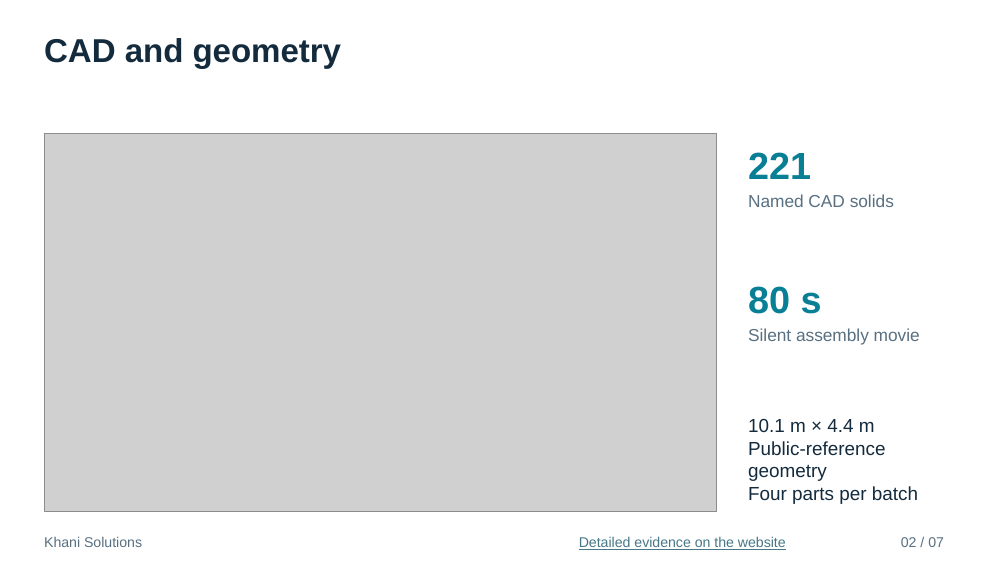
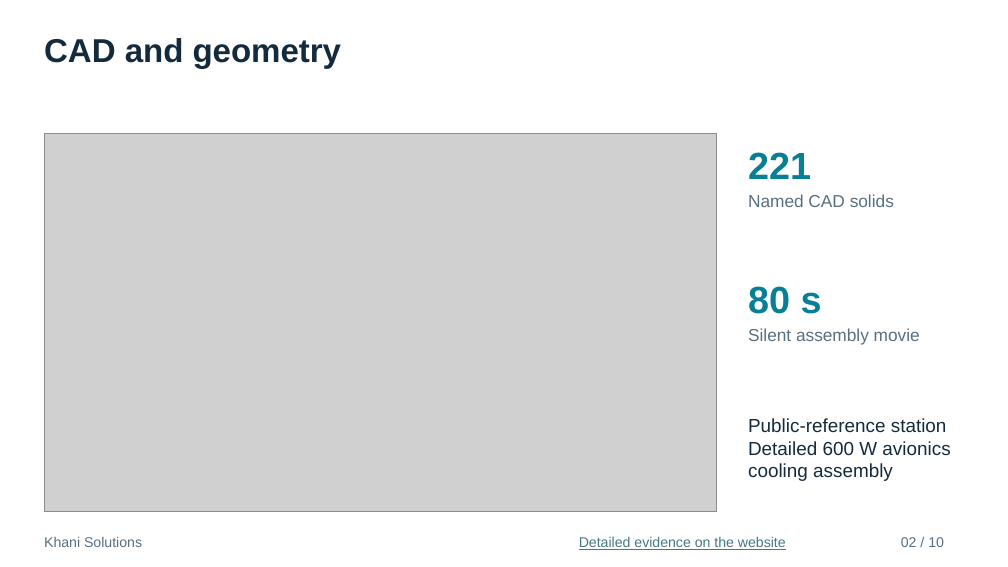
Before and after one commit to mrkhani88/khani-solutions-site, a slide deck: slide 2 of assets/studies/vast-haven-1/interview/Haven1_Thermal_Engineering_Interview.pptx. Drawn at 1008x567 pixels with LibreOffice and Linux fonts; fonts in the diff are those of the drawing; grey boxes stand for pictures. Boxes give left, top, right and bottom in pixels: in the first picture for what was removed or moved away, otherwise in the second. Text is boxed around its words. In the diff, an @@ line names an element or a change of style, - is before the commit and + after.

```diff
--- a/assets/studies/vast-haven-1/interview/Haven1_Thermal_Engineering_Interview.pptx
+++ b/assets/studies/vast-haven-1/interview/Haven1_Thermal_Engineering_Interview.pptx
@@ text at (748,418,950,481): text changed @@
-10.1 m × 4.4 m
-Public-reference geometry
-Four parts per batch
+Public-reference station
+Detailed 600 W avionics cooling assembly
@@ text at (901,537,944,547): text changed @@
-02 / 07
+02 / 10
```
Also in this commit, not shown: 1 other slide changed, 7 slides added, 4 slides removed, 23 other files.
